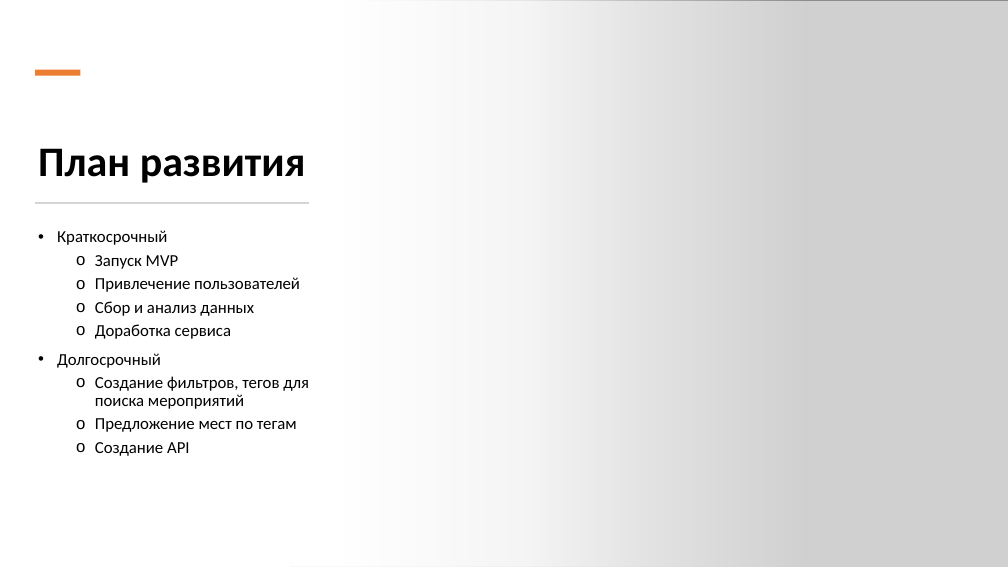
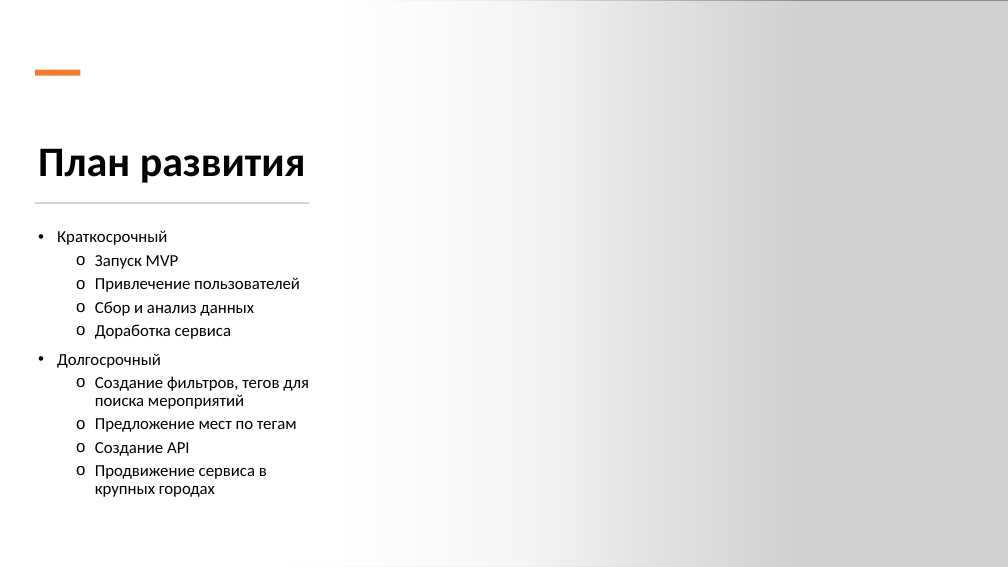
Before and after one commit to vYw7w7q7v/project7-2, a slide deck: slide 10 of Документация/Презентация проекта.pptx (slide 9 before the commit). Drawn at 1008x567 pixels with LibreOffice and Linux fonts; fonts in the diff are those of the drawing; grey boxes stand for pictures. Boxes give left, top, right and bottom in pixels: in the first picture for what was removed or moved away, otherwise in the second. Text is boxed around its words. In the diff, an @@ line names an element or a change of style, - is before the commit and + after.

```diff
--- a/Документация/Презентация проекта.pptx
+++ b/Документация/Презентация проекта.pptx
@@ text at (95, 465, 267, 497): paragraph added @@
+  o Продвижение сервиса в крупных городах
```
Also in this commit, not shown: 5 other slides changed, 3 slides added, 1 slide removed, 5 other files.
